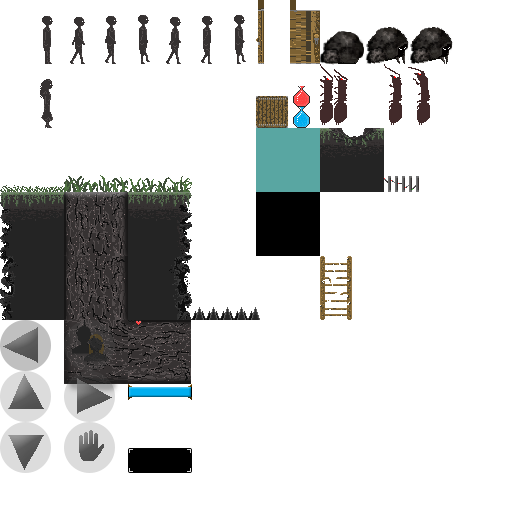
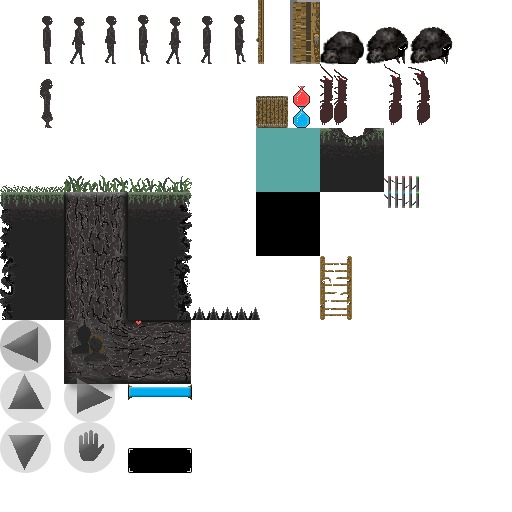
Layered file, before and after one edit (512 x 512). Changes by layer:
painted on "Doors copy" over [290,0,320,63]
painted on "Doors" over [258,0,264,11]
added layer "Switch copy" in group "Objects" over [384,192,419,208]
painted on "Switch" over [388,176,419,177]
